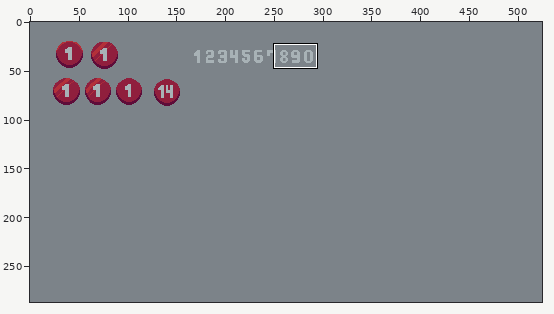
Pixel-art file -- arte/botao.aseprite. Above, an overview of the earlier version with the close-up marked.
Close-up. The starting point:
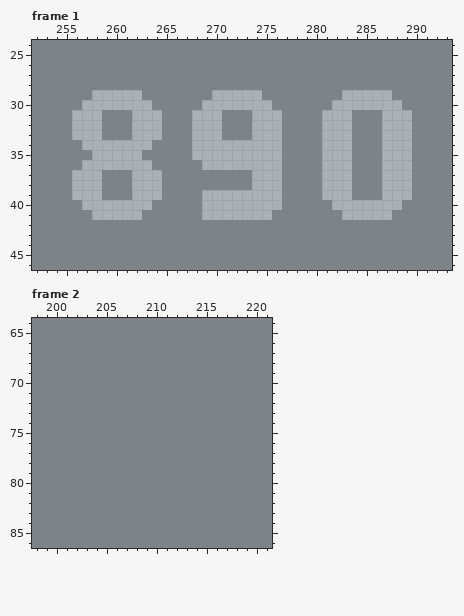
525x287 pixels, 2 frames. Shown: frame 1: x 252..293, y 24..46; frame 2: x 198..221, y 64..86. The commit also changed other frames or places, which this record leaves out.
The result:
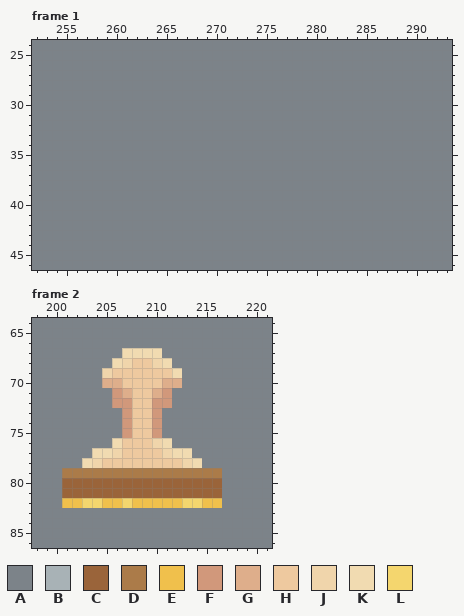
Palette (. is transparent): A #7c8389  B #a8b2b6  C #9a643a  D #ab7b49  E #f0c04c  F #d1987b  G #deae8b  H #eec99f  J #f0d5ab  K #f1dbb1  L #f4d66e
From old to new:
Frame 1, layer "Layer 1":
y 29: x 258..262 BBBBB -> AAAAA; x 270..274 BBBBB -> AAAAA; x 283..287 BBBBB -> AAAAA
y 30: x 257..263 BBBBBBB -> AAAAAAA; x 269..275 BBBBBBB -> AAAAAAA; x 282..288 BBBBBBB -> AAAAAAA
y 31..33: x 256..258 BBB -> AAA; x 262..264 BBB -> AAA; x 268..270 BBB -> AAA; x 274..276 BBB -> AAA; x 281..283 BBB -> AAA; x 287..289 BBB -> AAA
y 34: x 257..263 BBBBBBB -> AAAAAAA; x 268..276 BBBBBBBBB -> AAAAAAAAA; x 281..283 BBB -> AAA; x 287..289 BBB -> AAA
y 35: x 258..262 BBBBB -> AAAAA; x 268..276 BBBBBBBBB -> AAAAAAAAA; x 281..283 BBB -> AAA; x 287..289 BBB -> AAA
y 36: x 257..263 BBBBBBB -> AAAAAAA; x 269..276 BBBBBBBB -> AAAAAAAA; x 281..283 BBB -> AAA; x 287..289 BBB -> AAA
y 37..38: x 256..258 BBB -> AAA; x 262..264 BBB -> AAA; x 274..276 BBB -> AAA; x 281..283 BBB -> AAA; x 287..289 BBB -> AAA
y 39: x 256..258 BBB -> AAA; x 262..264 BBB -> AAA; x 269..276 BBBBBBBB -> AAAAAAAA; x 281..283 BBB -> AAA; x 287..289 BBB -> AAA
y 40: x 257..263 BBBBBBB -> AAAAAAA; x 269..276 BBBBBBBB -> AAAAAAAA; x 282..288 BBBBBBB -> AAAAAAA
y 41: x 258..262 BBBBB -> AAAAA; x 269..275 BBBBBBB -> AAAAAAA; x 283..287 BBBBB -> AAAAA
Frame 2, layer "numero":
y 67: x 207..210 AAAA -> KKKK
y 68: x 206..211 AAAAAA -> KJHHJK
y 69: x 205..212 AAAAAAAA -> JHHHHHHK
y 70: x 205..212 AAAAAAAA -> GGHHHHGG
y 71: x 206..211 AAAAAA -> FGHHGF
y 72: x 206..211 AAAAAA -> FFHHFF
y 73..75: x 207..210 AAAA -> FHHF
y 76: x 206..211 AAAAAA -> KHHHJK
y 77: x 204..213 AAAAAAAAAA -> KKJHHHHJKK
y 78: x 203..214 AAAAAAAAAAAA -> KJHHHHHHHHJK
y 79: x 201..216 AAAAAAAAAAAAAAAA -> DDDDDDDDDDDDDDDD
y 80..81: x 201..216 AAAAAAAAAAAAAAAA -> CCCCCCCCCCCCCCCC
y 82: x 201..216 AAAAAAAAAAAAAAAA -> EELLEELEEEEELLEE
Changed places in both close-ups, as pixel boxes (x1, y1, x2, y2):
changed: (72, 90, 412, 220)
changed: (62, 348, 222, 508)
